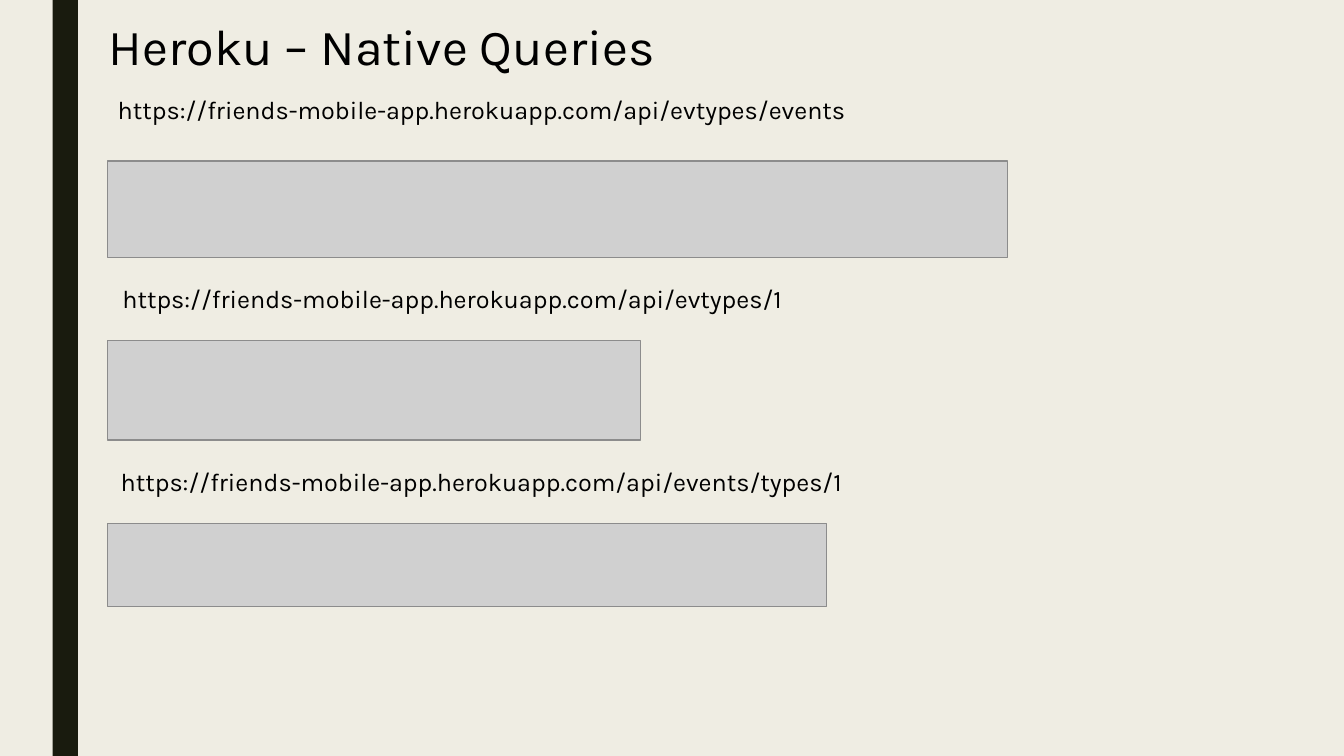
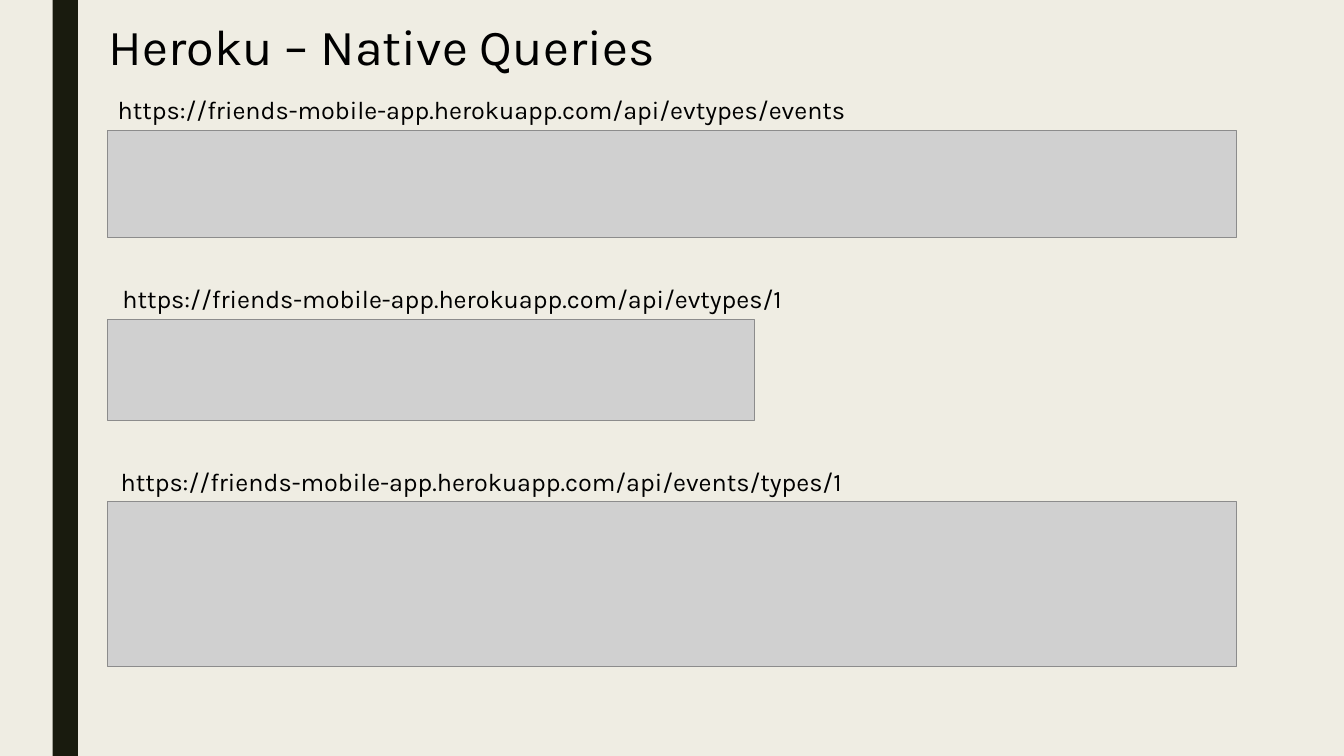
Before and after one commit to joaoppiresp/Proj-Mobile, a slide deck: slide 9 of Relatorios-Progresso/FRIEND’S_3rdDelivery.pptx. Drawn at 1344x756 pixels with LibreOffice and Linux fonts; fonts in the diff are those of the drawing; grey boxes stand for pictures. Boxes give left, top, right and bottom in pixels: in the first picture for what was removed or moved away, otherwise in the second. Text is boxed around its words. In the diff, an @@ line names an element or a change of style, - is before the commit and + after.

```diff
--- a/Relatorios-Progresso/FRIEND’S_3rdDelivery.pptx
+++ b/Relatorios-Progresso/FRIEND’S_3rdDelivery.pptx
@@ picture added at (107, 130, 1236, 238) @@
@@ picture removed at (108, 161, 1008, 258) @@
@@ picture: place and size @@
-picture at (108, 341, 641, 441)
+picture at (108, 320, 754, 420)
@@ picture added at (107, 502, 1236, 666) @@
@@ picture removed at (108, 523, 827, 607) @@
```
Also in this commit, not shown: 5 other slides changed.
